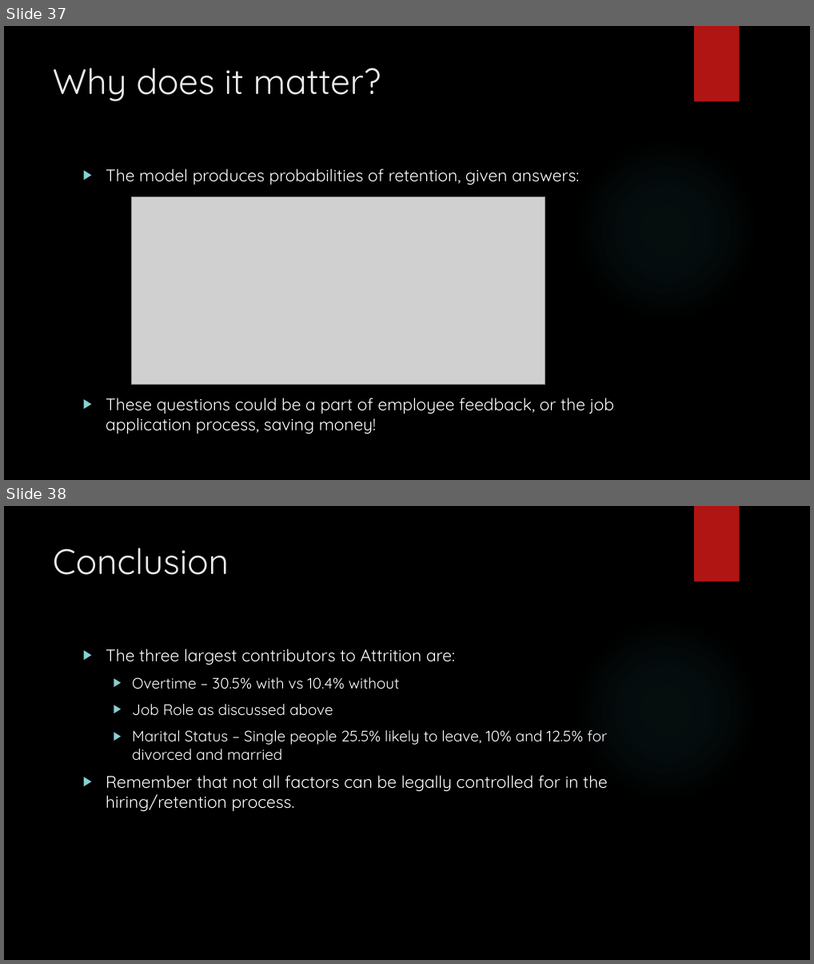
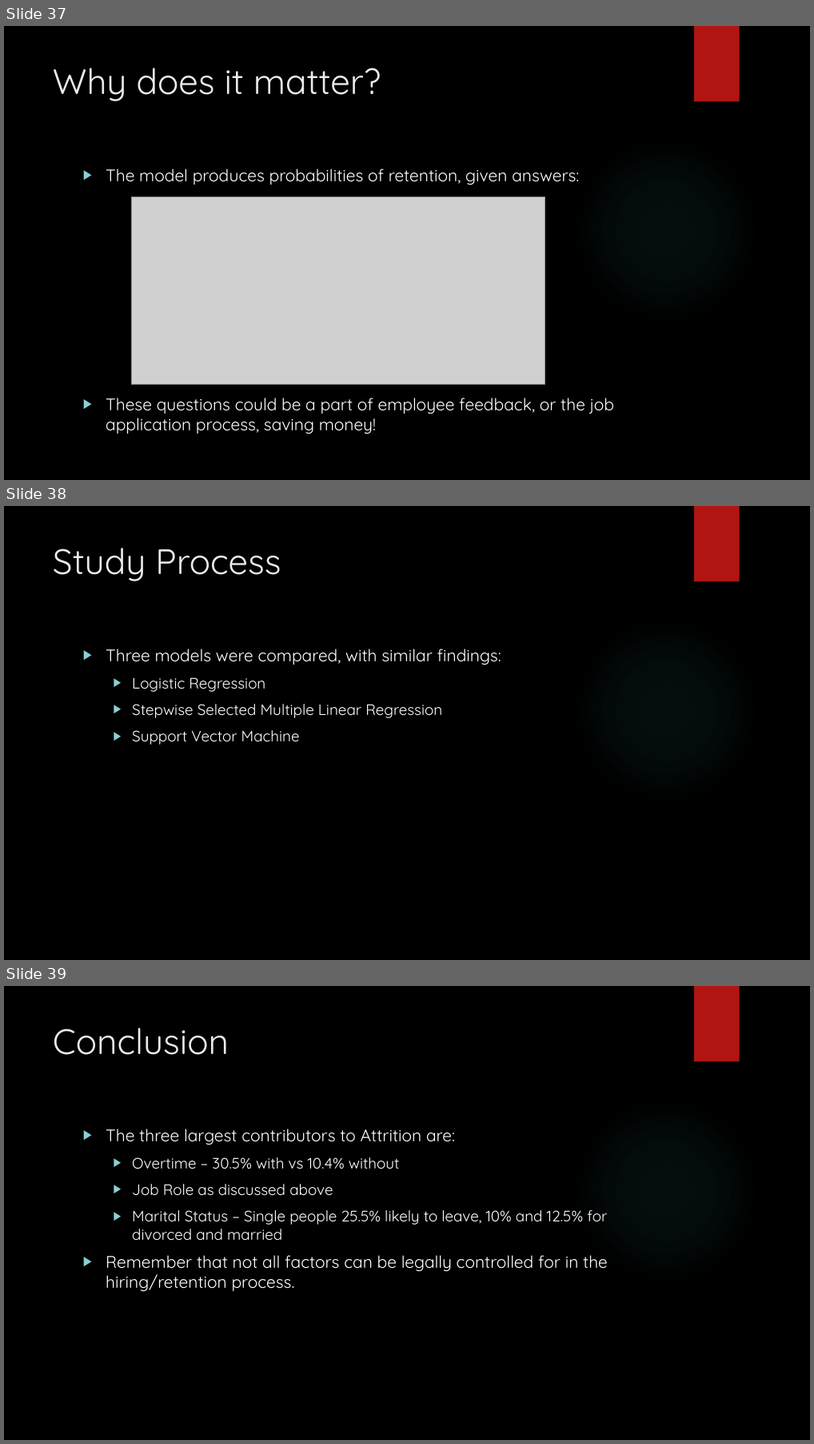
Before and after one commit to vazquezs123/DATA_SCIENCE_CS02, a slide deck: case_study_02_presentation.pptx. Shown one above the other, each under a label of ours: slides 37 and 38 before the commit, slides 37, 38 and 39 after it. The pictures are 814x964 and 814x1444 pixels, drawn with LibreOffice and Linux fonts; fonts in the diff are those of the drawing; grey boxes stand for pictures; background and template pictures are left out. Boxes give left, top, right and bottom in pixels: in the first picture for what was removed or moved away, otherwise in the second. Text is boxed around its words. In the diff, an @@ line names an element or a change of style, - is before the commit and + after.

```diff
--- a/case_study_02_presentation.pptx
+++ b/case_study_02_presentation.pptx
@@ slide 38 added at bbox=[4, 506, 810, 960], background picture (left out); not listed: 2 template elements that a slide beside it also shows @@
@@ title added at bbox=[53, 548, 281, 581], 42 pt, text #EBEBEB @@
+Study Process
@@ text added at bbox=[106, 648, 502, 744], 18 pt, text #FFFFFF @@
+▶ Three models were compared, with similar findings:
+  ▶ Logistic Regression
+  ▶ Stepwise Selected Multiple Linear Regression
+  ▶ Support Vector Machine
@@ what was slide 38 is now slide 39 @@
```
